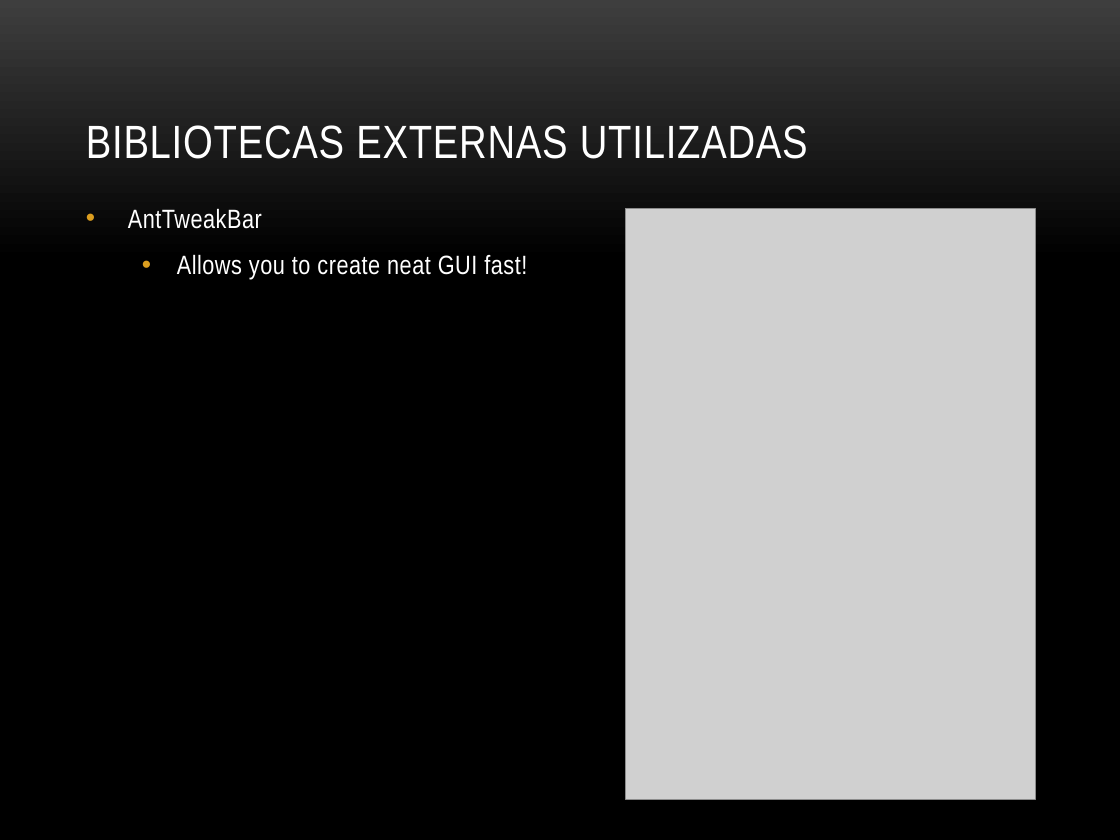
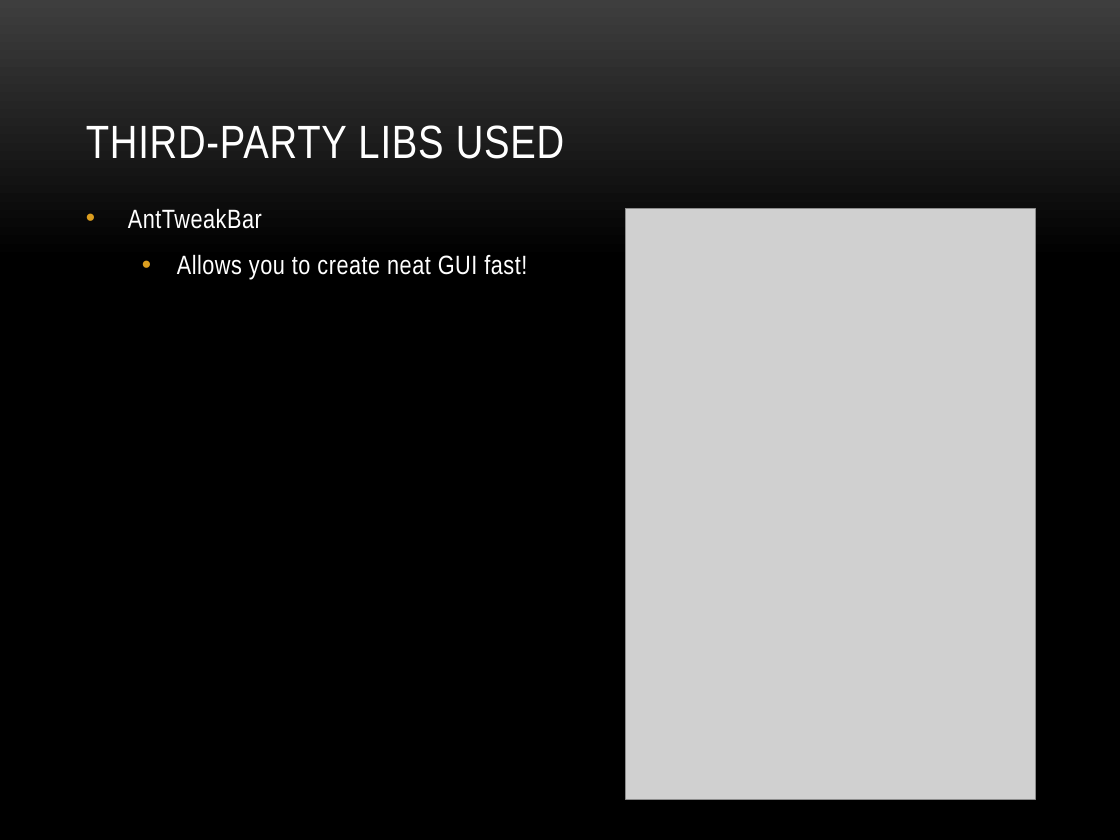
Before and after one commit to vvolkgang/YASS, a slide deck: slide 13 of docs/YASS_EN.pptx. Drawn at 1120x840 pixels with LibreOffice and Linux fonts; fonts in the diff are those of the drawing; grey boxes stand for pictures; background and template pictures are left out. Boxes give left, top, right and bottom in pixels: in the first picture for what was removed or moved away, otherwise in the second. Text is boxed around its words. In the diff, an @@ line names an element or a change of style, - is before the commit and + after.

```diff
--- a/docs/YASS_EN.pptx
+++ b/docs/YASS_EN.pptx
@@ title at (86,125,564,159): text changed @@
-BIBLIOTECAS EXTERNAS UTILIZADAS
+THIRD-PARTY LIBS USED
```
Also in this commit, not shown: 1 other slide changed, 4 other files.
